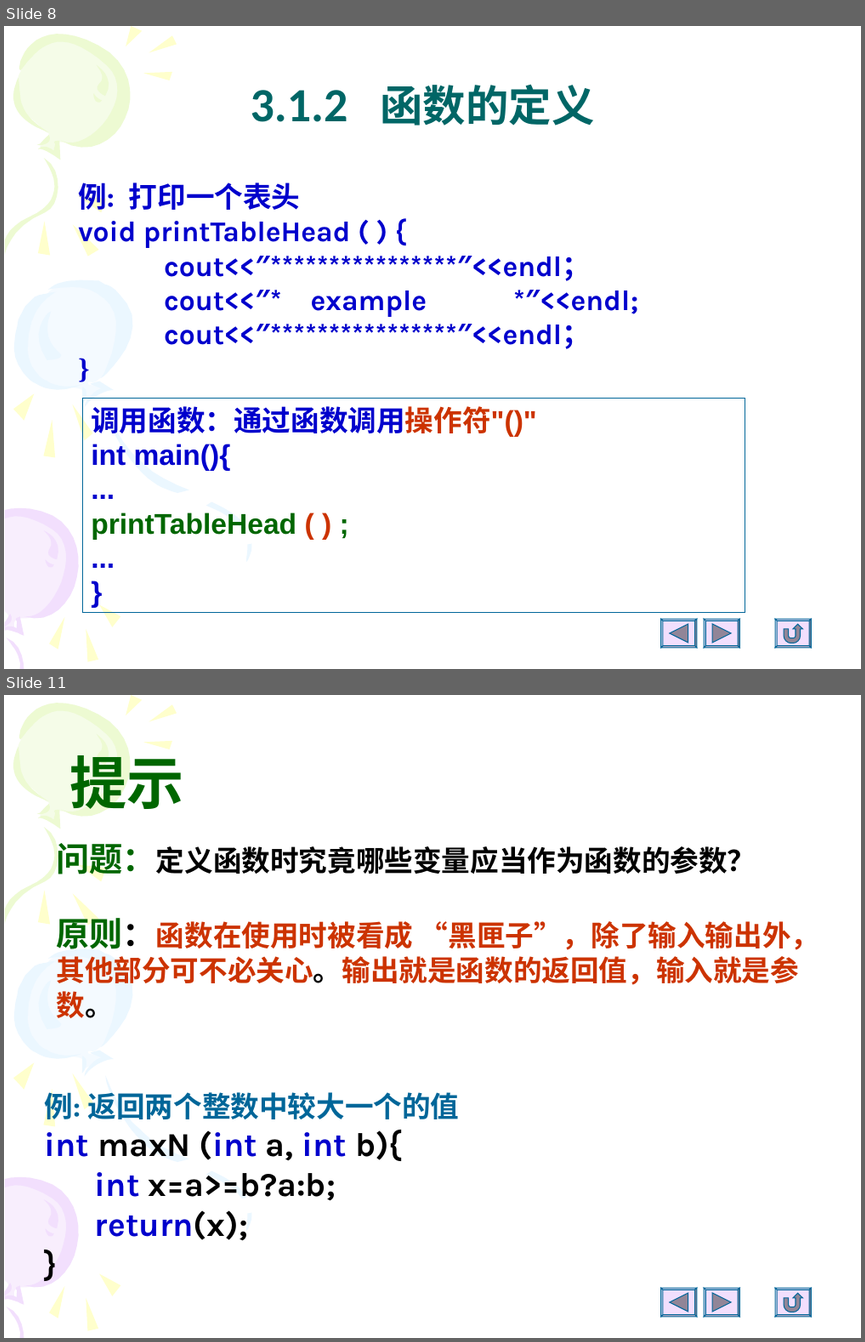
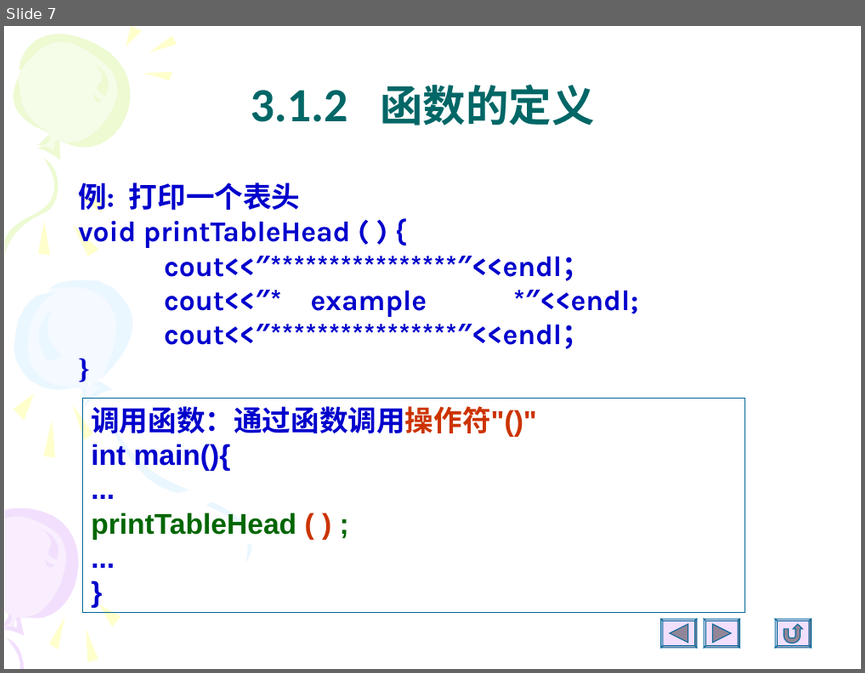
Before and after one commit to Changhe160/Changhe160.github.io, a slide deck: teachingRes/Cplusplus/unit03函数.ppt. Shown one above the other, each under a label of ours: slides 8 and 11 before the commit, slide 7 after it; the slides between them are not shown. The pictures are 865x1342 and 865x673 pixels, drawn with LibreOffice and Linux fonts; fonts in the diff are those of the drawing. Boxes give left, top, right and bottom in pixels: in the first picture for what was removed or moved away, otherwise in the second. Text is boxed around its words. In the diff, an @@ line names an element or a change of style, - is before the commit and + after.

```diff
--- a/teachingRes/Cplusplus/unit03函数.ppt
+++ b/teachingRes/Cplusplus/unit03函数.ppt
@@ slide 11 removed at [4,695,861,1338], background #FFFFFF; not listed: 36 template elements that a slide beside it also shows @@
@@ text removed at [69,755,183,809] @@
-提示
@@ text removed at [57,843,819,1018] @@
-问题：定义函数时究竟哪些变量应当作为函数的参数？
-原则：函数在使用时被看成 “黑匣子”，除了输入输出外，其他部分可不必关心。输出就是函数的返回值，输入就是参数。
@@ text removed at [45,1087,460,1241] @@
-例: 返回两个整数中较大一个的值
-int maxN (int a, int b){
-int x=a>=b?a:b;
-return(x);
-}
@@ freeform shape removed at [661,1288,697,1316] @@
@@ freeform shape removed at [704,1288,740,1316] @@
@@ freeform shape removed at [775,1288,812,1316] @@
@@ what was slide 8 is now slide 7 @@
@@ slide 7 changed as well @@
@@ outline redrawn in 3 elements at [775,619,812,647], [661,619,697,647], [704,619,740,647] @@
```
Also in this commit, not shown: 90 other slides changed, 1 other slide removed, 1 other file.
